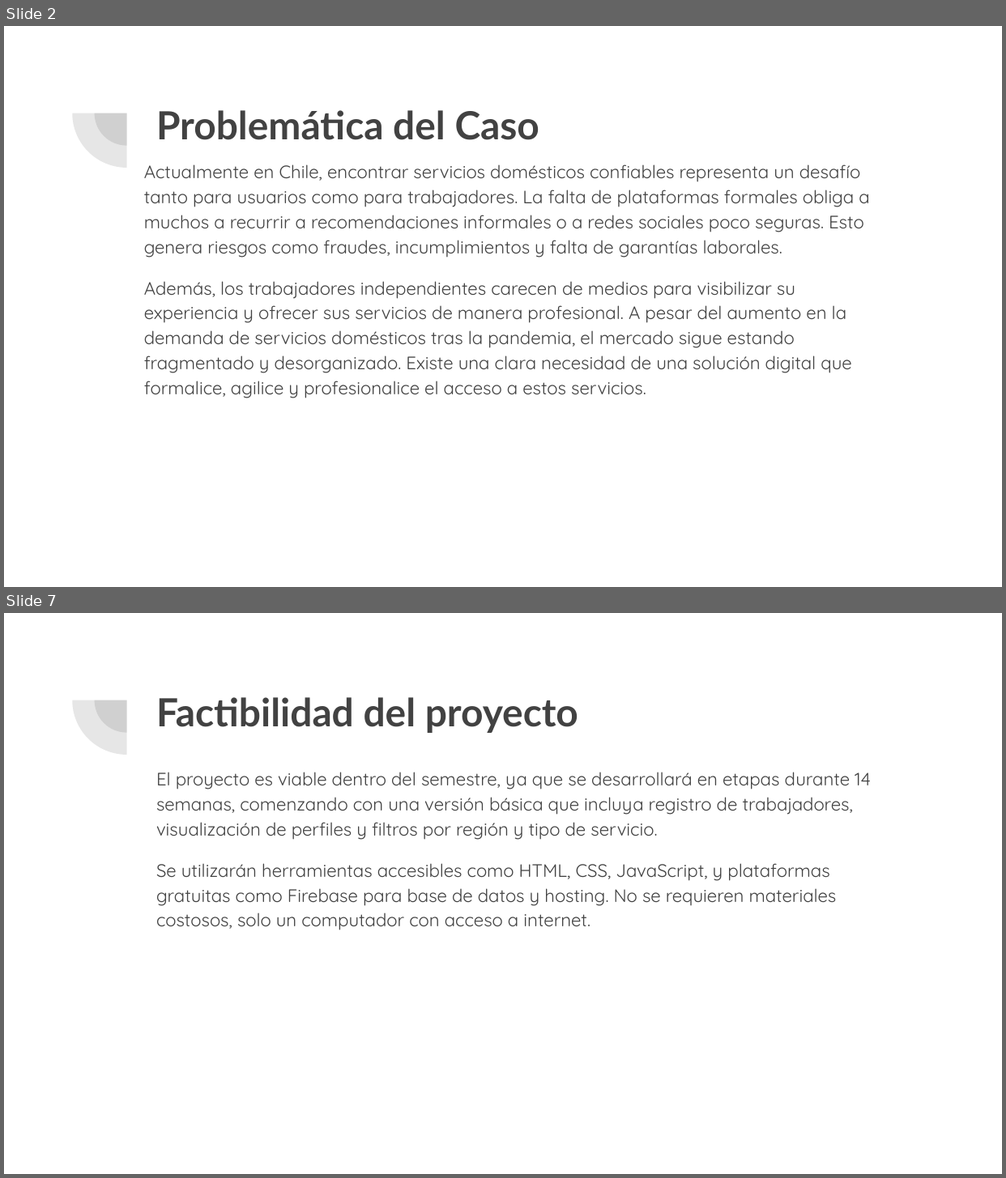
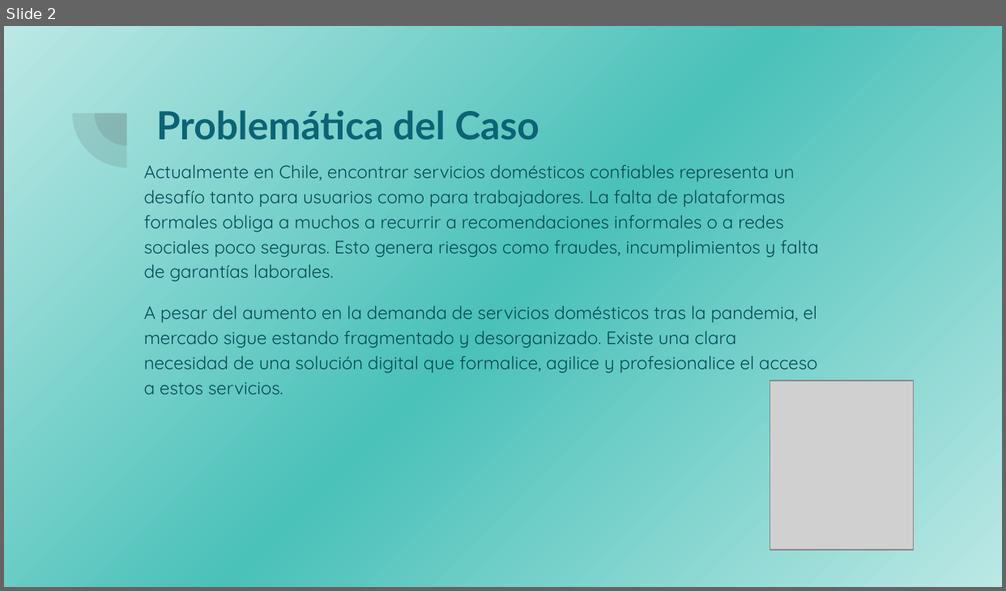
Before and after one commit to TopherHasashi/ServiHogar, a slide deck: Entrega 1/Evidencias Grupales/ServiHogar.pptx. Shown one above the other, each under a label of ours: slides 2 and 7 before the commit, slide 2 after it; the slides between them are not shown. The pictures are 1006x1178 and 1006x591 pixels, drawn with LibreOffice and Linux fonts; fonts in the diff are those of the drawing; grey boxes stand for pictures. Boxes give left, top, right and bottom in pixels: in the first picture for what was removed or moved away, otherwise in the second. Text is boxed around its words. In the diff, an @@ line names an element or a change of style, - is before the commit and + after.

```diff
--- a/Entrega 1/Evidencias Grupales/ServiHogar.pptx
+++ b/Entrega 1/Evidencias Grupales/ServiHogar.pptx
@@ slide 7 removed at (x1=4, y1=613, x2=1002, y2=1174), background #FFFFFF; not listed: 2 template elements that a slide beside it also shows @@
@@ title removed at (x1=156, y1=697, x2=578, y2=733) @@
-Factibilidad del proyecto
@@ text removed at (x1=156, y1=772, x2=871, y2=931) @@
-El proyecto es viable dentro del semestre, ya que se desarrollará en etapas durante 14 semanas, comenzando con una versión básica que incluya registro de trabajadores, visualización de perfiles y filtros por región y tipo de servicio.
-Se utilizarán herramientas accesibles como HTML, CSS, JavaScript, y plataformas gratuitas como Firebase para base de datos y hosting. No se requieren materiales costosos, solo un computador con acceso a internet.
@@ slide 2 changed as well @@
@@ background #FFFFFF to gradient #BBE8E5 to #4AC1B9 @@
@@ title "Problemática del Caso" at (x1=156, y1=110, x2=539, y2=140): text colour #424242 to #0B6374 @@
@@ text at (x1=144, y1=165, x2=819, y2=282): text colour #424242 to #084A57 in "Actualmente en Chile, encontrar servicios domésticos confiab ..." @@
@@ text at (x1=144, y1=305, x2=817, y2=395): text changed; text colour #424242 to #084A57 @@
-Además, los trabajadores independientes carecen de medios para visibilizar su experiencia y ofrecer sus servicios de manera profesional. A pesar del aumento en la demanda de servicios domésticos tras la pandemia, el mercado sigue estando fragmentado y desorganizado. Existe una clara necesidad de una solución digital que formalice, agilice y profesionalice el acceso a estos servicios.
+A pesar del aumento en la demanda de servicios domésticos tras la pandemia, el mercado sigue estando fragmentado y desorganizado. Existe una clara necesidad de una solución digital que formalice, agilice y profesionalice el acceso a estos servicios.
@@ picture added at (x1=770, y1=382, x2=914, y2=551) @@
```
Also in this commit, not shown: 2 other slides changed, 7 slides added, 4 other slides removed, 2 other files.
